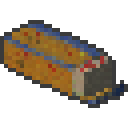
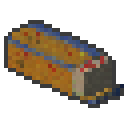
Layer changes from the first 128 × 128 image to the second:
renamed "metal" to "Pasted Layer", painted on it over [0, 32, 128, 92]
